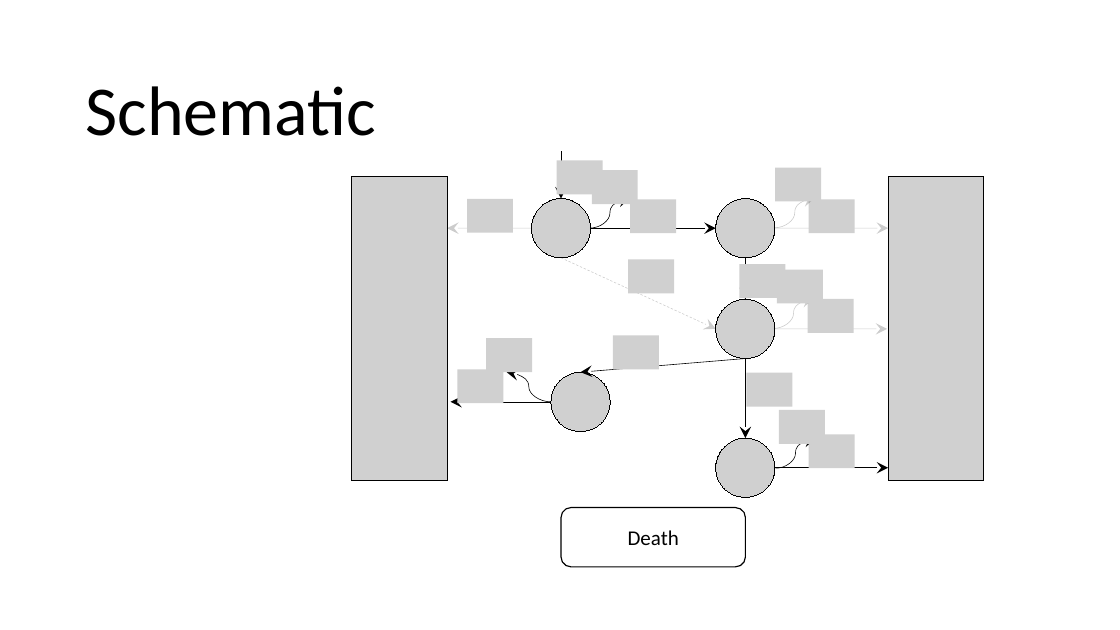
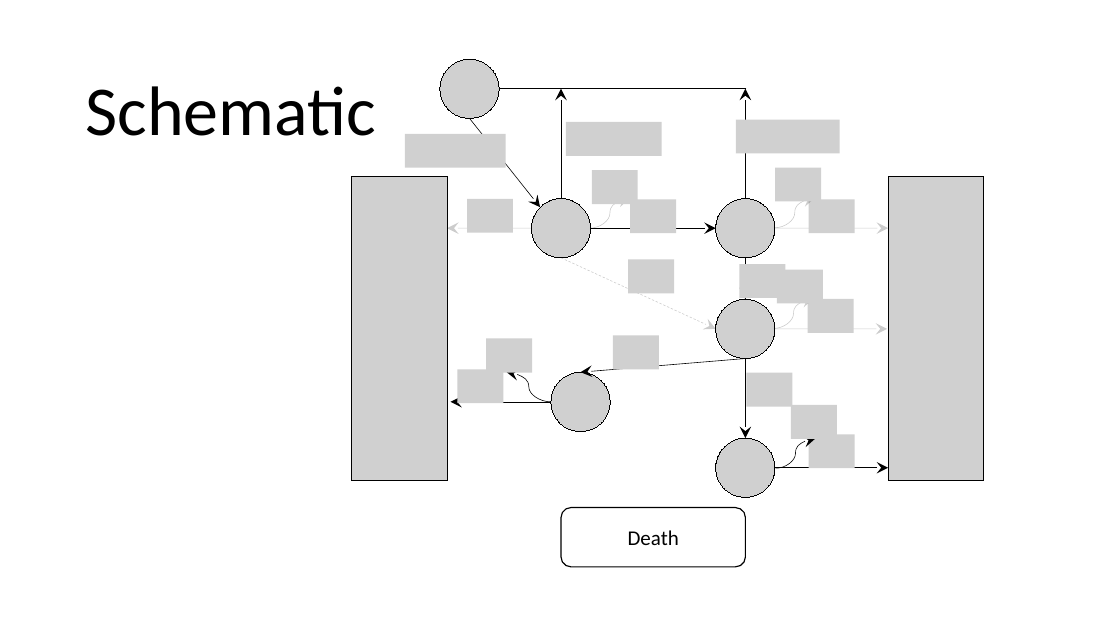
Before and after one commit to vijetadeshpande/compartmental-model-COVID19, a slide deck: slide 3 of Simplified working model.pptx (slide 2 before the commit). Drawn at 1120x630 pixels with LibreOffice and Linux fonts; fonts in the diff are those of the drawing; grey boxes stand for pictures. Boxes give left, top, right and bottom in pixels: in the first picture for what was removed or moved away, otherwise in the second. Text is boxed around its words. In the diff, an @@ line names an element or a change of style, - is before the commit and + after.

```diff
--- a/Simplified working model.pptx
+++ b/Simplified working model.pptx
@@ picture added at (440, 59, 500, 118) @@
@@ line added from (746, 89) to (499, 89), #000000 0.5 pt @@
@@ arrow added from (561, 198) to (561, 89), #000000 0.5 pt @@
@@ arrow added from (745, 198) to (745, 89), #000000 0.5 pt @@
@@ arrow moved from (561, 151) - (561, 198) to (470, 118) - (540, 208) @@
@@ picture added at (736, 119, 839, 153) @@
@@ picture added at (405, 134, 506, 167) @@
@@ picture added at (566, 122, 662, 155) @@
@@ picture removed at (557, 160, 603, 194) @@
@@ picture: place and size @@
-picture at (779, 410, 825, 444)
+picture at (791, 405, 838, 439)
```
Also in this commit, not shown: 4 slides added, 1 slide removed, 8 other files.
